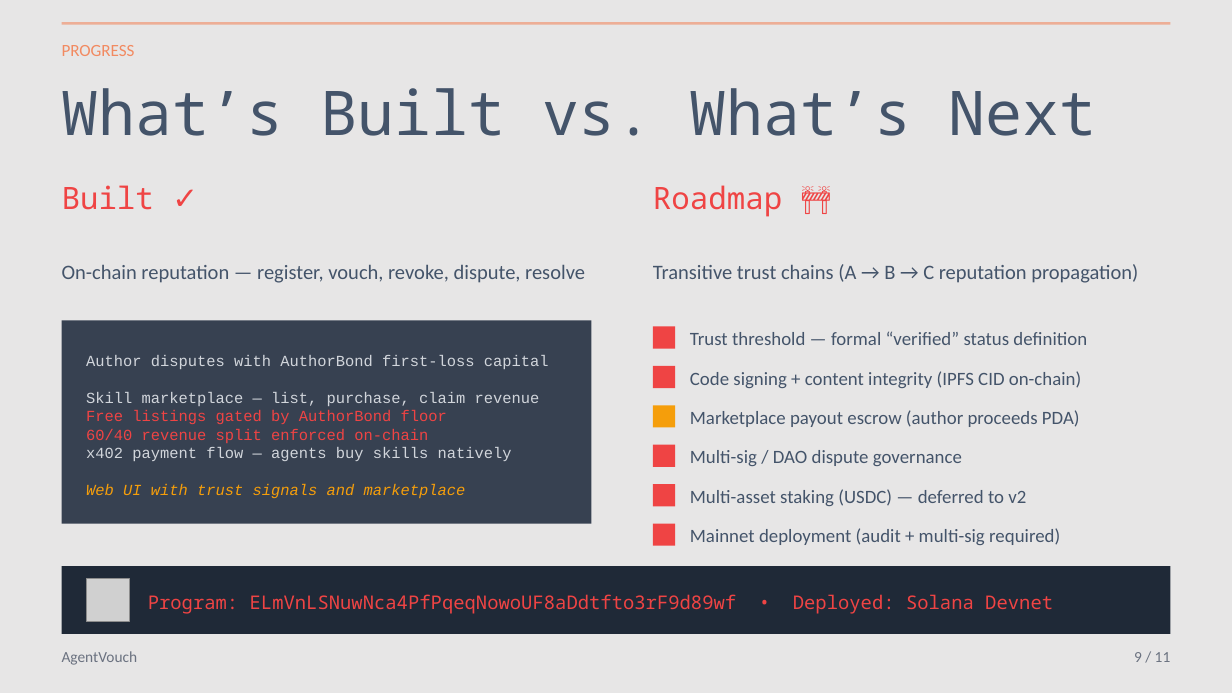
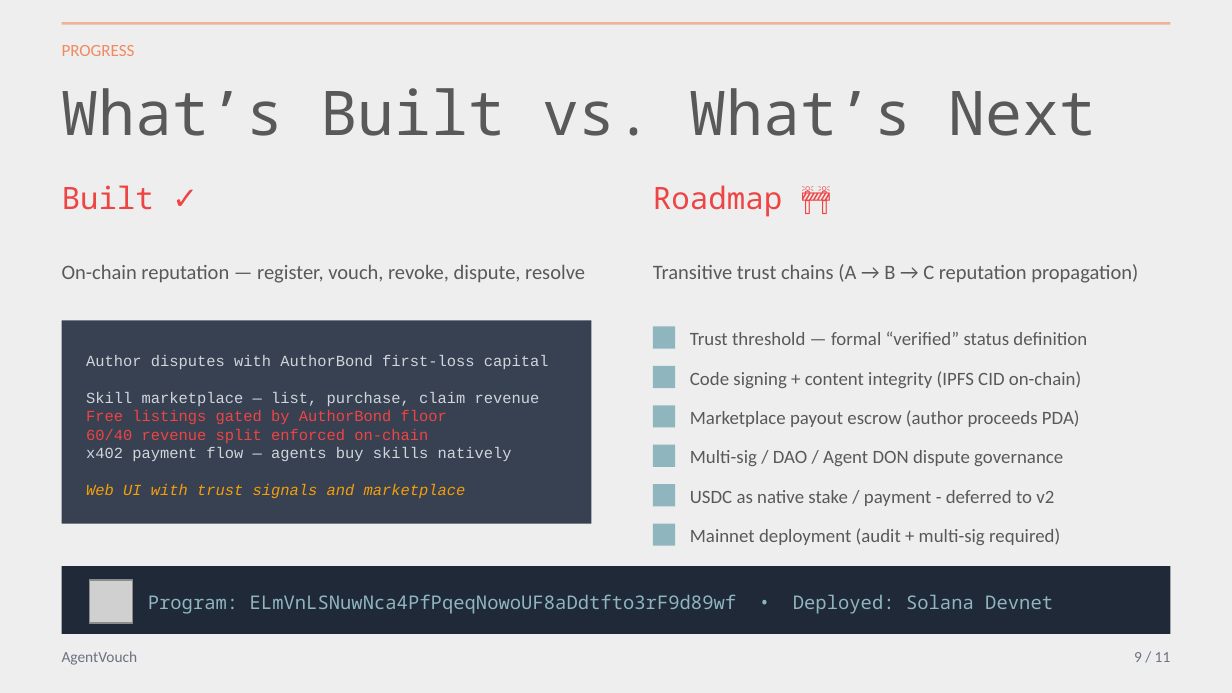
Before and after one commit to dirtybits/agent-reputation-oracle, a slide deck: slide 11 of pitch/AgentVouch_walkthrough.pptx (slide 12 before the commit). Drawn at 1232x693 pixels with LibreOffice and Linux fonts; fonts in the diff are those of the drawing; grey boxes stand for pictures. Boxes give left, top, right and bottom in pixels: in the first picture for what was removed or moved away, otherwise in the second. Text is boxed around its words. In the diff, an @@ line names an element or a change of style, - is before the commit and + after.

```diff
--- a/pitch/AgentVouch_walkthrough.pptx
+++ b/pitch/AgentVouch_walkthrough.pptx
@@ background #E7E6E6 to #EEEEEE @@
@@ rectangle at (653,405,675,428): fill #F59E0B to #8FB5BF @@
@@ text at (690,450,1063,466): text changed; text colour #44546A to #595959 @@
-Multi-sig / DAO dispute governance
+Multi-sig / DAO / Agent DON dispute governance
@@ text at (690,490,1054,506): text changed; text colour #44546A to #595959 @@
-Multi-asset staking (USDC) — deferred to v2
+USDC as native stake / payment - deferred to v2
@@ fill #EF4444 to #8FB5BF in 5 elements at (653,326,675,349), (653,366,675,388), (653,445,675,467), (653,484,675,506), (653,524,675,546) @@
@@ text colour #44546A to #595959 in 7 elements at (62,88,1097,136), (62,265,585,283), (653,264,1138,283), (690,331,1087,345), (690,371,1081,388), (690,410,1080,427), (690,528,1060,545) @@
@@ text "Program: ELmVnLSNuwNca4PfPqeqNowoUF8aDdtfto3rF9d89wf • Deplo ..." at (148,594,1053,614): text colour #EF4444 to #8FB5BF @@
@@ picture: place and size @@
-picture at (86,578,129,621)
+picture at (90,580,133,623)
```
Also in this commit, not shown: 13 other slides changed, 3 slides added, 3 slides removed, 1 other file.
